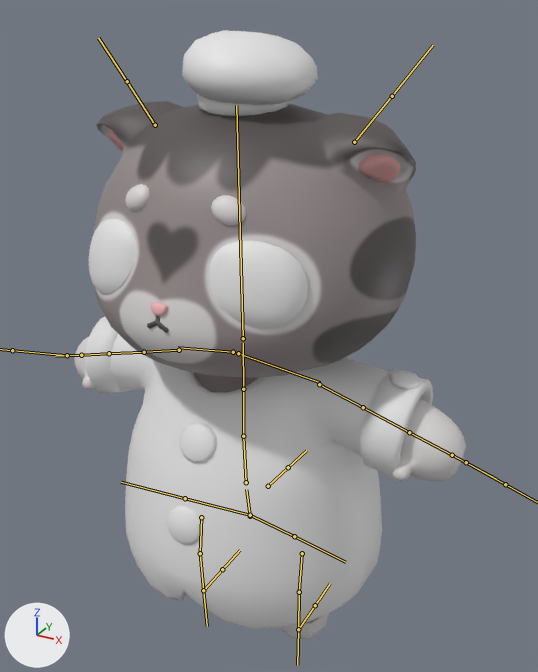
One commit to the FBX model Assets/_Meshes/Characters/Sous_Chef_01.fbx: the scene before it, then after it.
Rendered twice from a 50 mm camera at (2.29, -3.81, 2.51) aimed at (0.07, 0.22, 0.49). The axes (+X, +Y, +Z) are drawn at lower left. The lights are the same throughout. Both versions are drawn at the pose saved in each file; the numbers are the values there. The bones that bend it are drawn over the model as lines.

Objects in the first picture: 'Body', 'Clothes', 'eyes'.
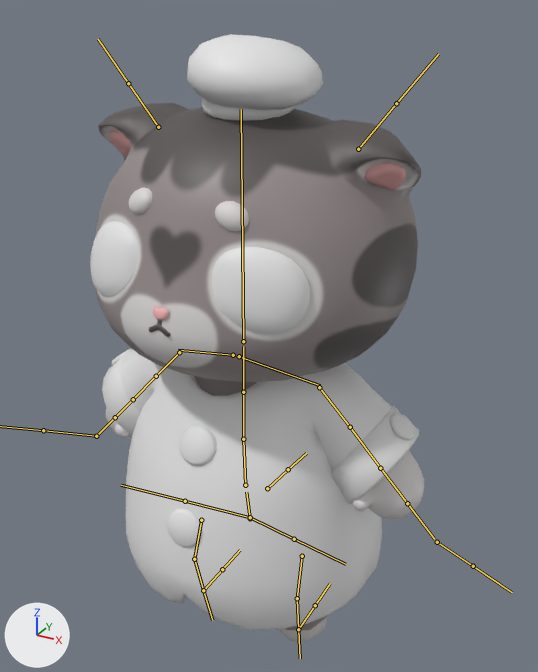
The edits, one by one:
Bone 'spine' (bone_spine) moves from (0.0, 0.0, 0.0) to (0.0, -0.021, 0.003).
Bone 'Head' (bone_head) turns from (0, 0, 0) to (0, 0, -1) degrees about its own x, y and z.
Bone 'Ear.L' (bone_ear_l) turns from (0, 0, 0) to (0, 4, 0) degrees about its own x, y and z.
Bone 'Ear.R' (bone_ear_r) turns from (0, 0, 0) to (4, 10, 1) degrees about its own x, y and z.
Bone 'upper_arm.L' (bone_upper_arm_l) turns from (0, 0, 0) to (2, 0, -30) degrees about its own x, y and z.
Bone 'upper_arm.R' (bone_upper_arm_r) turns from (0, 0, 0) to (2, -1, 33) degrees about its own x, y and z.
Bone 'thigh.L' (bone_thigh_l) turns from (0, 0, 0) to (-11, 0, -2) degrees about its own x, y and z.
Bone 'shin.L' (bone_shin_l) turns from (0, 0, 0) to (20, -1, 4) degrees about its own x, y and z.
Bone 'thigh.R' (bone_thigh_r) turns from (0, 0, 0) to (-12, 0, 2) degrees about its own x, y and z.
Bone 'shin.R' (bone_shin_r) turns from (0, 0, 0) to (22, 1, -3) degrees about its own x, y and z.

Pixel boxes (x1, y1, x2, y2) of what changed, in the pictures (538 x 672 px):
'Body', posed (16% narrower): before (74, 30, 466, 639); after (95, 34, 424, 642)
'Clothes', posed (9% narrower, 10% shorter): before (85, 317, 433, 629); after (102, 349, 419, 631)
'eyes', posed: before (89, 219, 308, 328); after (90, 221, 310, 334)
bone 'spine', root to tip: before (250, 516) to (246, 489); after (250, 518) to (246, 492)
bone 'Head', root to tip: before (243, 338) to (236, 105); after (243, 341) to (241, 109)
bone 'Ear.L', root to tip: before (354, 142) to (392, 96); after (358, 149) to (396, 103)
bone 'Ear.R', root to tip: before (155, 125) to (127, 81); after (158, 127) to (128, 83)
bone 'upper_arm.L', root to tip: before (319, 384) to (363, 407); after (319, 387) to (350, 427)
bone 'upper_arm.R', root to tip: before (179, 350) to (144, 352); after (179, 352) to (156, 376)
bone 'thigh.L', root to tip: before (302, 553) to (299, 592); after (302, 556) to (297, 598)
bone 'shin.L', root to tip: before (299, 592) to (298, 629); after (297, 598) to (298, 629)
bone 'thigh.R', root to tip: before (201, 517) to (200, 553); after (201, 520) to (194, 559)
bone 'shin.R', root to tip: before (200, 553) to (203, 590); after (194, 559) to (203, 590)
